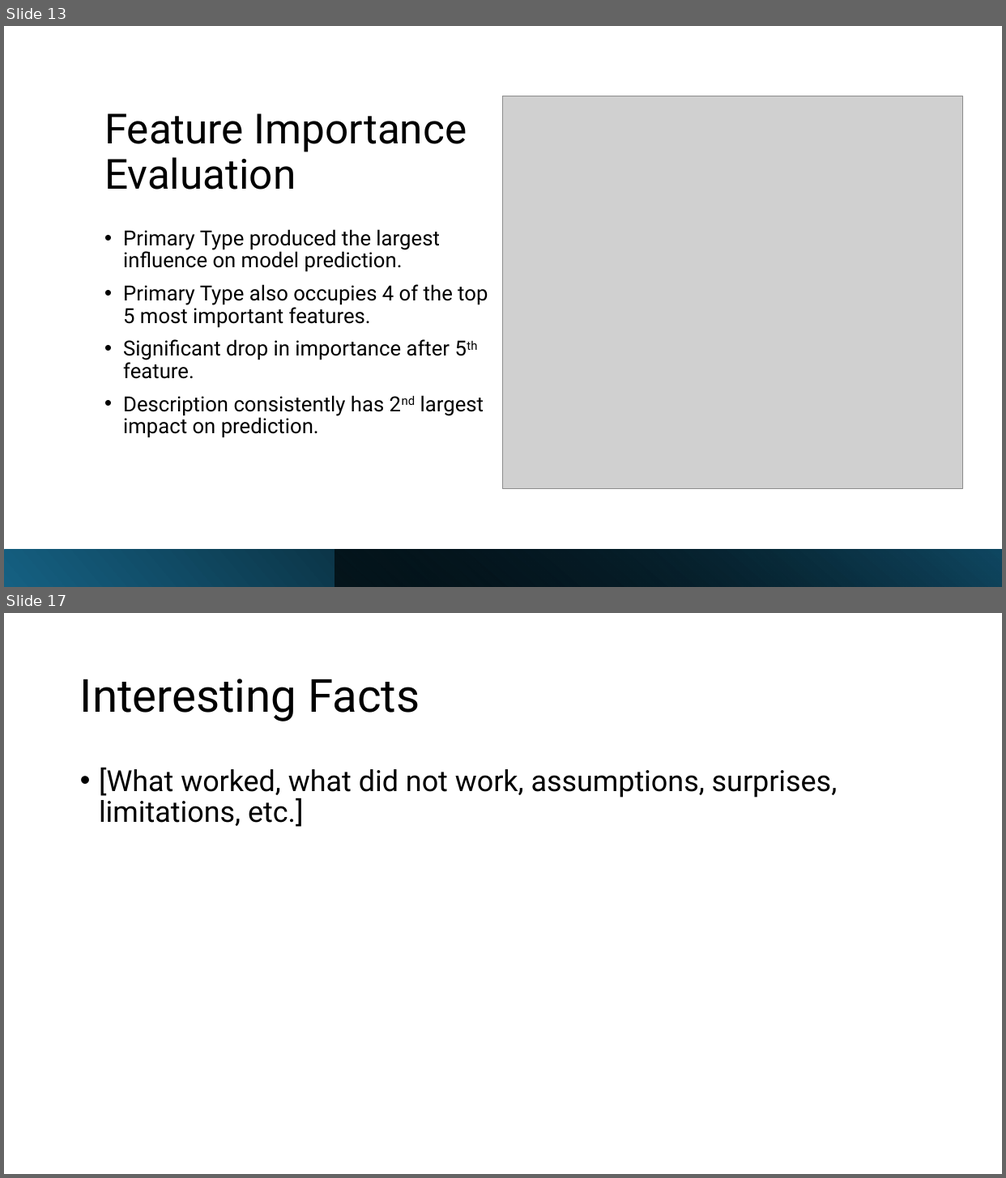
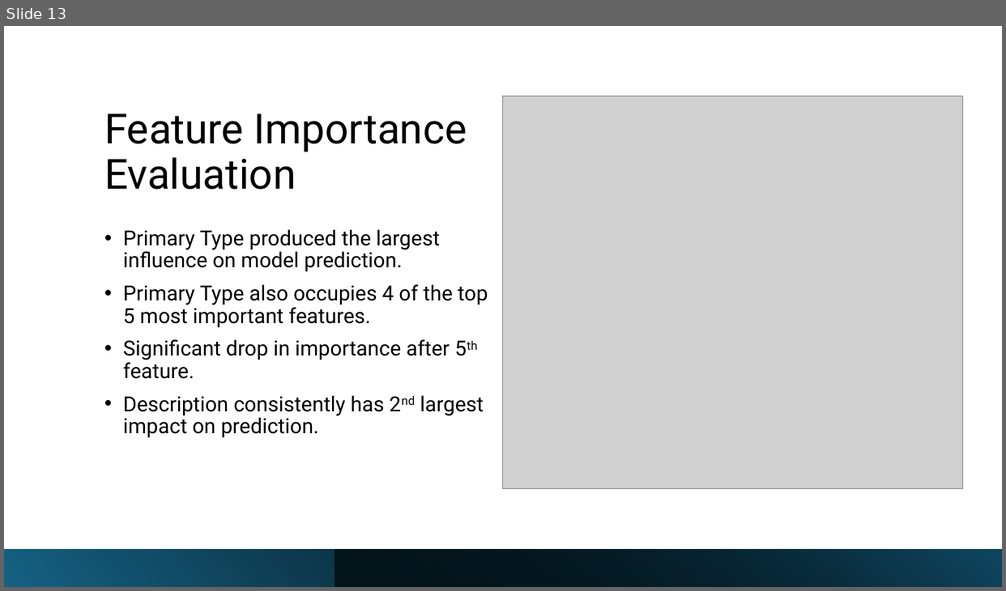
Before and after one commit to tkoche3/ISDS7075, a slide deck: ISDS 7075 Final Presentation.pptx. Shown one above the other, each under a label of ours: slides 13 and 17 before the commit, slide 13 after it; the slides between them are not shown. The pictures are 1006x1178 and 1006x591 pixels, drawn with LibreOffice and Linux fonts; fonts in the diff are those of the drawing; grey boxes stand for pictures. Boxes give left, top, right and bottom in pixels: in the first picture for what was removed or moved away, otherwise in the second. Text is boxed around its words. In the diff, an @@ line names an element or a change of style, - is before the commit and + after.

```diff
--- a/ISDS 7075 Final Presentation.pptx
+++ b/ISDS 7075 Final Presentation.pptx
@@ slide 17 removed at bbox=[4, 613, 1002, 1174], background #FFFFFF @@
@@ title removed at bbox=[80, 679, 420, 722] @@
-Interesting Facts
@@ text removed at bbox=[99, 767, 837, 827] @@
-• [What worked, what did not work, assumptions, surprises, limitations, etc.]
```
Also in this commit, not shown: 1 slide changed, 2 slides added, 1 other slide removed, 15 other files.
